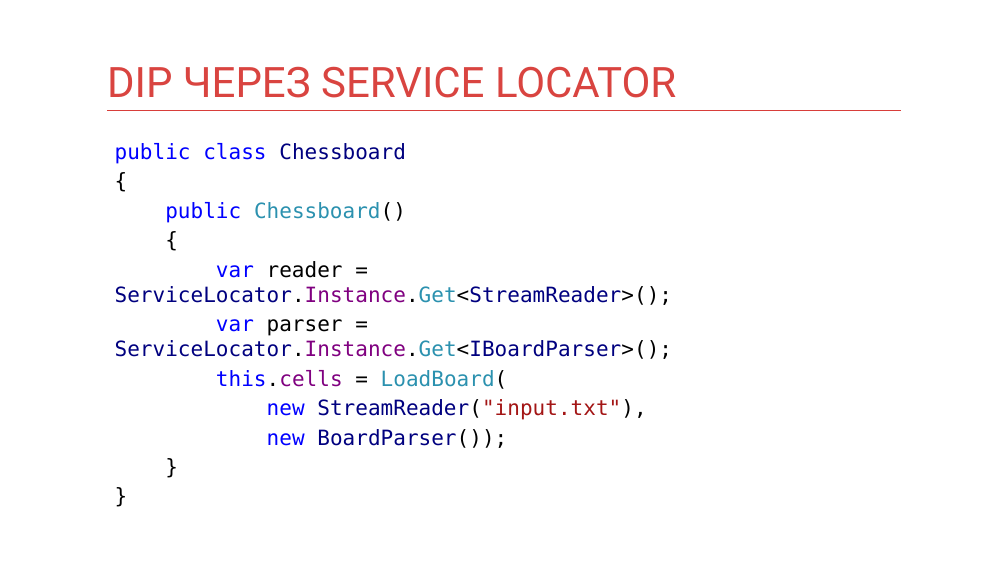
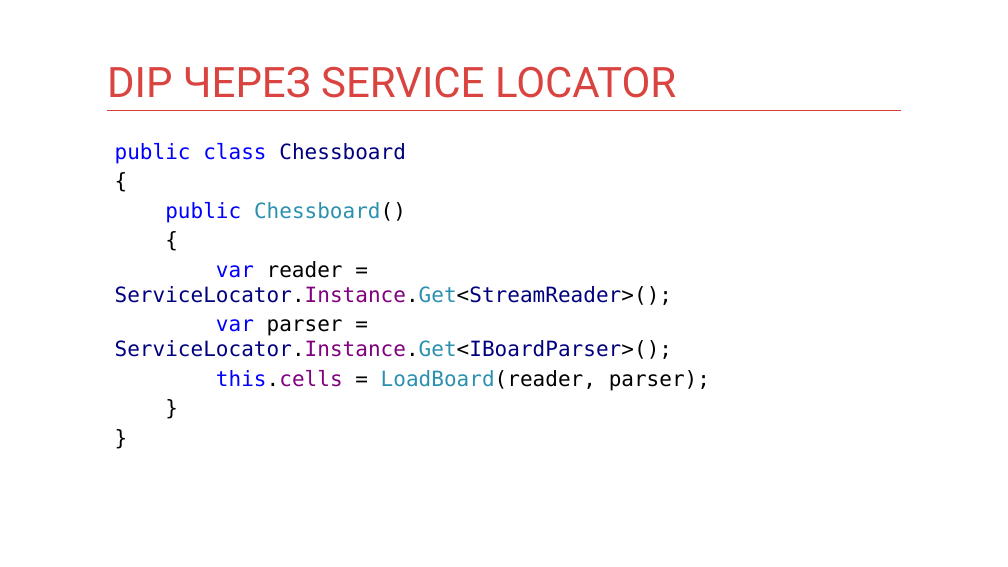
Before and after one commit to kontur-courses/di, a slide deck: slide 9 of di.pptx. Drawn at 1008x567 pixels with LibreOffice and Linux fonts; fonts in the diff are those of the drawing. Boxes give left, top, right and bottom in pixels: in the first picture for what was removed or moved away, otherwise in the second. Text is boxed around its words. In the diff, an @@ line names an element or a change of style, - is before the commit and + after.

```diff
--- a/di.pptx
+++ b/di.pptx
@@ text at [216, 370, 710, 391]: text changed; text colour #00007F to #000000 @@
-this.cells = LoadBoard(
-new StreamReader("input.txt"),
-new BoardParser());
+this.cells = LoadBoard(reader, parser);
```
Also in this commit, not shown: 1 other slide changed.
